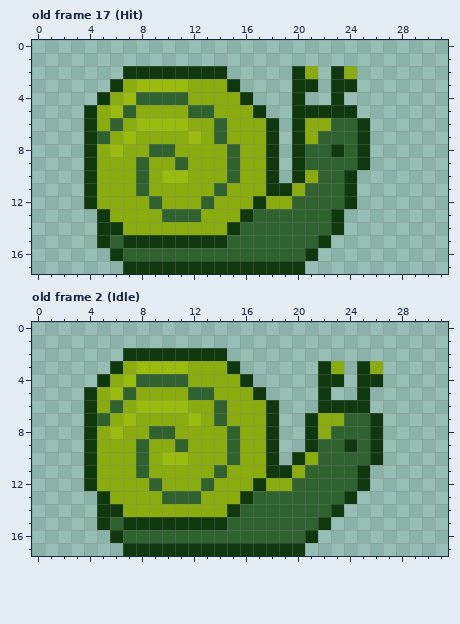
Pixel-art file: Assets/Sprites/Enemies/LandSnail.aseprite. Above: the version before the commit.
32x18 pixels, 17 frames. Shown: old frame 17 (Hit), old frame 2 (Idle). The commit also changed other frames, which this record leaves out.
Once edited:
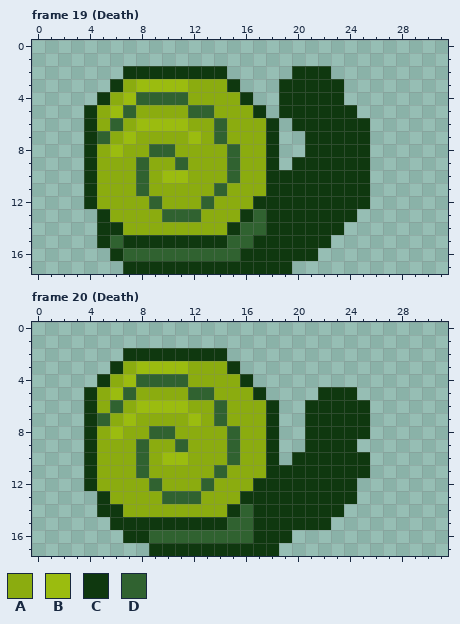
Palette (. is transparent): A #8bac0f  B #9bbc0f  C #0f380f  D #306230
A new or re-ordered frame is compared with the old frame closest to it.
What changed:
frames 17 -> 30
layer "LandSnail/Death/Body" added
layer "LandSnail/Death/Head" added
--- frame 19 (Death) is new; against old frame 17 (Hit), layers "LandSnail/Death/Head", "LandSnail/Hit/Head"
@@ x 14..27 @@
  1 ..............
- 2 C.....CA.CA...
- 3 AC....CC.CC...
- 4 AAC...C..C....
- 5 AAAC..CCCCC...
- 6 DAAAC.CAADDC..
- 7 DAAAC.CADDDC..
- 8 ADAAC.CDDCDC..
- 9 ADAAC.CDDDDC..
-10 ADAAC.CADDC...
-11 DAAACCADDDC...
-12 AAACAADDDDC...
-13 AACDDDDDDC....
-14 ACDDDDDDDC....
-15 CDDDDDDDC.....
-16 DDDDDDDC......
-17 CCCCCCC.......
+ 2 C.....CCC.....
+ 3 AC...CCCCC....
+ 4 AAC..CCCCC....
+ 5 AAAC.CCCCCC...
+ 6 DAAAC.CCCCCC..
+ 7 DAAAC..CCCCC..
+ 8 ADAAC..CCCCC..
+ 9 ADAAC.CCCCCC..
+10 ADAACCCCCCCC..
+11 DAAACCCCCCCC..
+12 AAACCCCCCCCC..
+13 AACDCCCCCCC...
+14 ACDDCCCCCC....
+15 CDDCCCCCC.....
+16 DDCCCCCC......
+17 CCCCCC........
--- frame 20 (Death) is new; against old frame 2 (Idle), layers "LandSnail/Death/Head", "LandSnail/Death/Body", "LandSnail/Idle/Body"
@@ x 0..31 @@
  2 .......CCCCCCCC.................
- 3 ......CABBBBAAAC......CA.CA.....
- 4 .....CABDDDDAAAAC.....CC.CC.....
- 5 ....CABDAAAADDAAAC....C..C......
- 6 ....CADABBBBAADAAAC...CCCC......
- 7 ....CDABAAAABADAAAC..CAADDC.....
- 8 ....CABAADDAAAADAAC..CADDDC.....
- 9 ....CAAADAADAAADAAC..CDDCDC.....
-10 ....CAAADABBAAADAAC.CADDDDC.....
-11 ....CAAADAAAAADAAACCADDDDC......
-12 ....CAAAADAAADAAACAADDDDDC......
-13 .....CAAAADDDAAACDDDDDDDC.......
-14 .....CCAAAAAAAACDDDDDDDC........
-15 .....CDCCCCCCCCDDDDDDDC.........
-16 ......CDDDDDDDDDDDDDDC..........
-17 .......CCCCCCCCCCCCCC...........
+ 3 ......CABBBBAAAC................
+ 4 .....CABDDDDAAAAC...............
+ 5 ....CABDAAAADDAAAC....CCC.......
+ 6 ....CADABBBBAADAAAC..CCCCC......
+ 7 ....CDABAAAABADAAAC..CCCCC......
+ 8 ....CABAADDAAAADAAC..CCCCC......
+ 9 ....CAAADAADAAADAAC..CCCC.......
+10 ....CAAADABBAAADAAC.CCCCCC......
+11 ....CAAADAAAAADAAACCCCCCCC......
+12 ....CAAAADAAADAAACCCCCCCC.......
+13 .....CAAAADDDAAACCCCCCCCC.......
+14 .....CCAAAAAAAACDCCCCCCC........
+15 ......CCCCCCCCCDDCCCCCC.........
+16 .......CCDDDDDDDDCCC............
+17 .........CCCCCCCCCC.............
Boxes around the changes in both pictures, in picture pixels (x1, y1, x2, y2):
changed: (240, 66, 370, 274)
changed: (253, 361, 383, 556)
changed: (97, 517, 149, 556)
